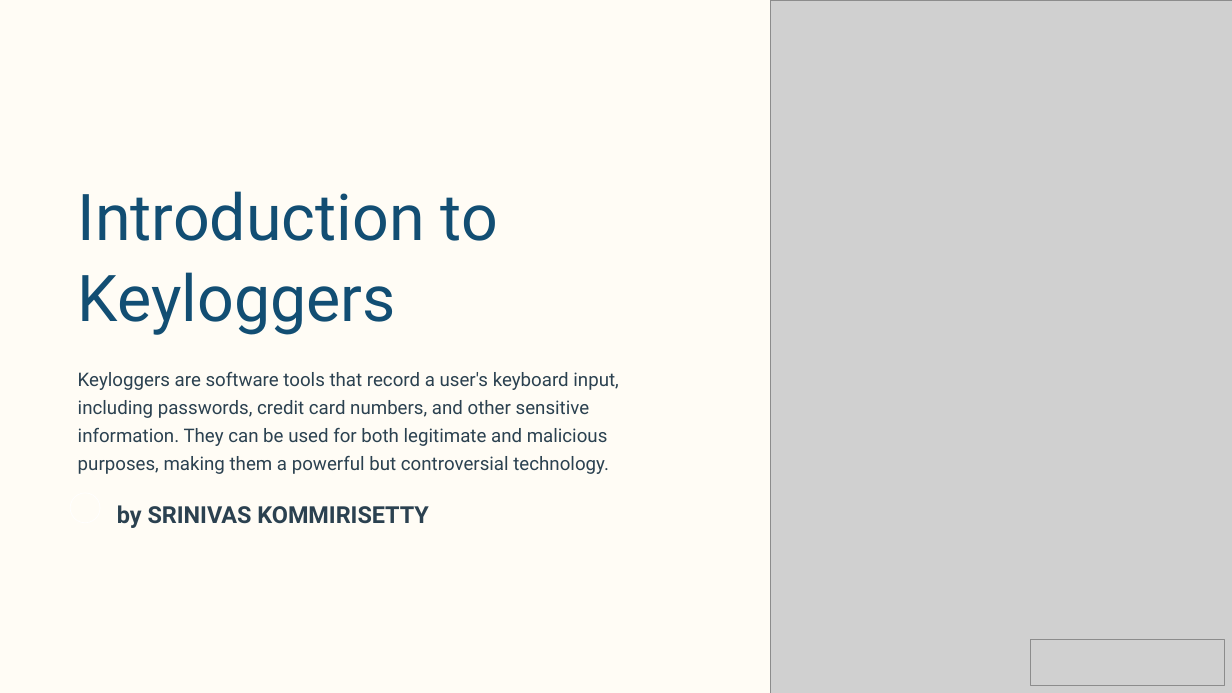
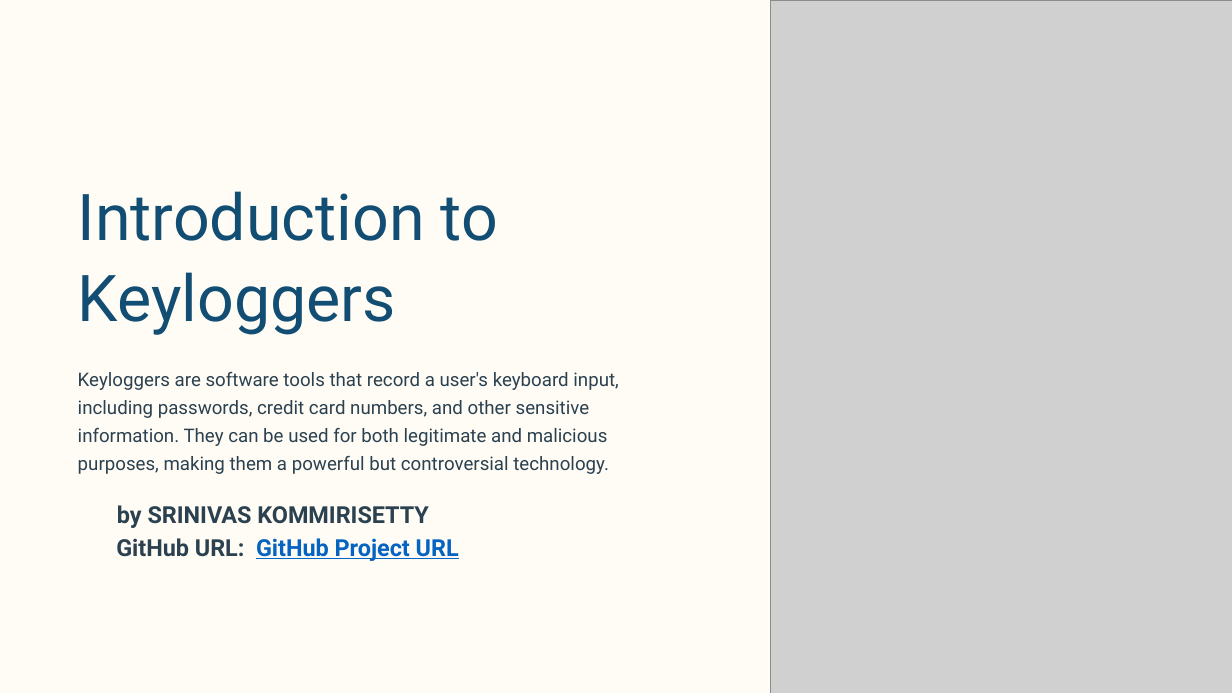
Before and after one commit to srinivas2200030391/APSSDC-Project, a slide deck: slide 1 of Srinivas Project.pptx. Drawn at 1232x693 pixels with LibreOffice and Linux fonts; fonts in the diff are those of the drawing; grey boxes stand for pictures. Boxes give left, top, right and bottom in pixels: in the first picture for what was removed or moved away, otherwise in the second. Text is boxed around its words. In the diff, an @@ line names an element or a change of style, - is before the commit and + after.

Commit message:
PPT Updated

```diff
--- a/Srinivas Project.pptx
+++ b/Srinivas Project.pptx
@@ text added at [116,538,459,561], 21.9 pt, text #0563C1, bold, underline @@
+GitHub URL: GitHub Project URL
@@ picture removed at [1031,639,1224,685] @@
```
Also in this commit, not shown: 9 other slides changed, 3 slides added, 1 other file.
